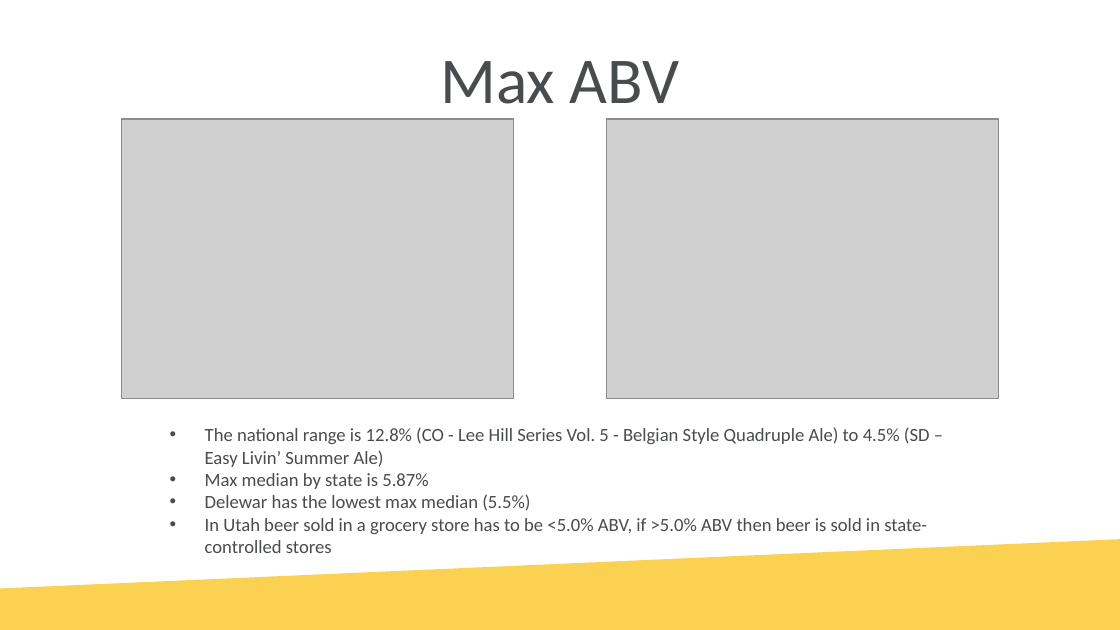
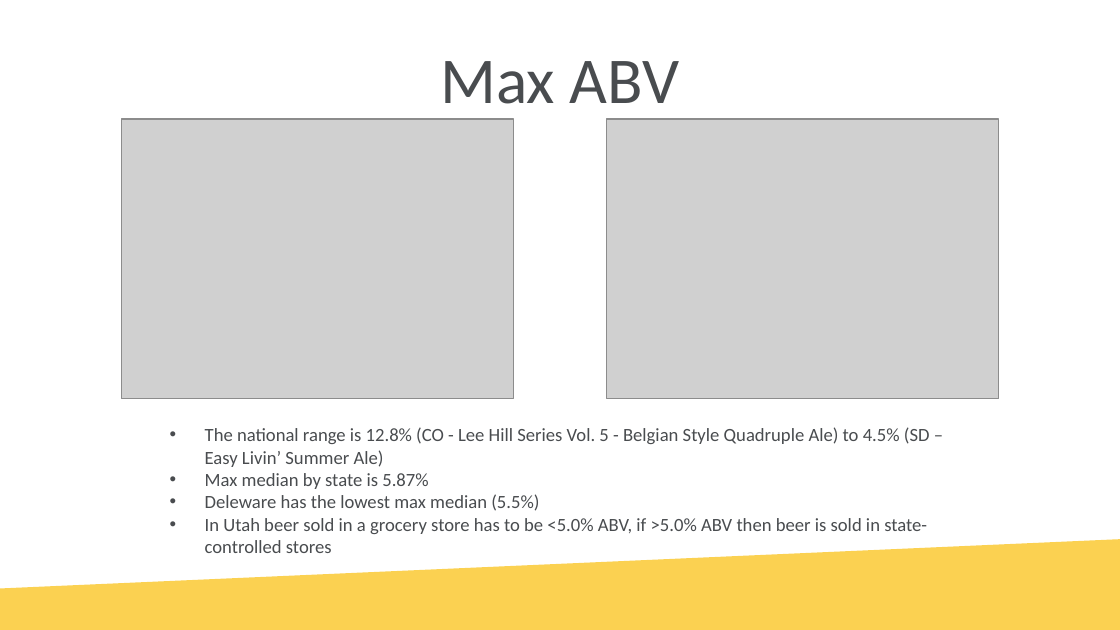
Before and after one commit to tschwebke/DDS6306-Group-Project-1, a slide deck: slide 8 of DS6306 Group Project 1 v2.pptx (slide 7 before the commit). Drawn at 1120x630 pixels with LibreOffice and Linux fonts; fonts in the diff are those of the drawing; grey boxes stand for pictures; background and template pictures are left out. Boxes give left, top, right and bottom in pixels: in the first picture for what was removed or moved away, otherwise in the second. Text is boxed around its words. In the diff, an @@ line names an element or a change of style, - is before the commit and + after.

```diff
--- a/DS6306 Group Project 1 v2.pptx
+++ b/DS6306 Group Project 1 v2.pptx
@@ text at [205,494,539,511]: text changed @@
-• Delewar has the lowest max median (5.5%)
+• Deleware has the lowest max median (5.5%)
```
Also in this commit, not shown: 5 other slides changed, 1 slide added.
